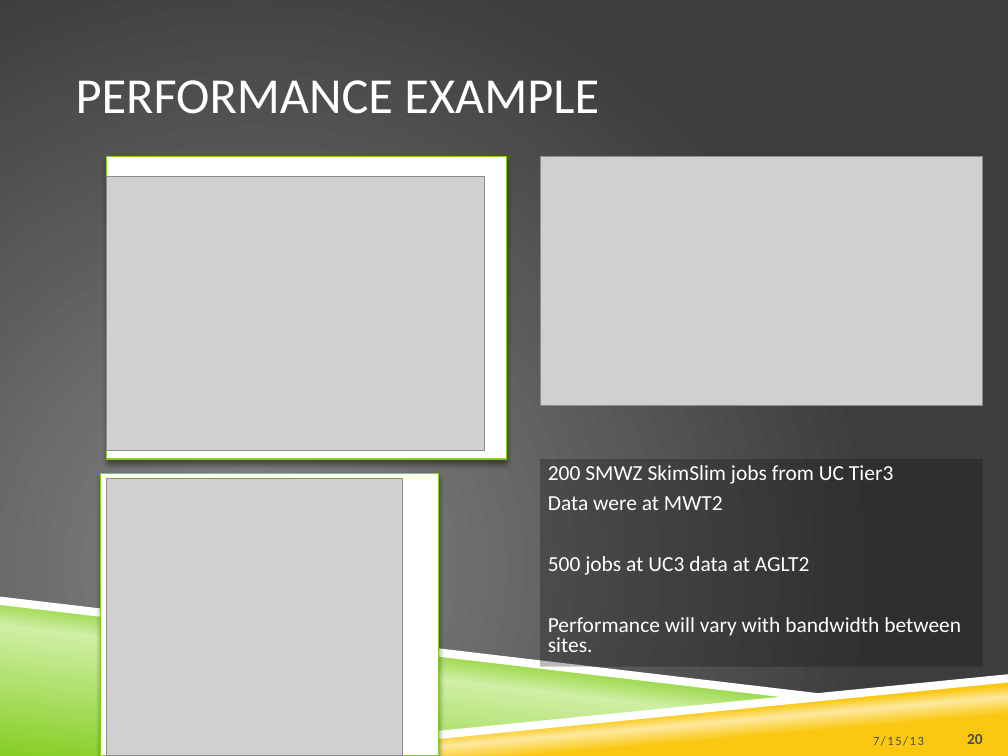
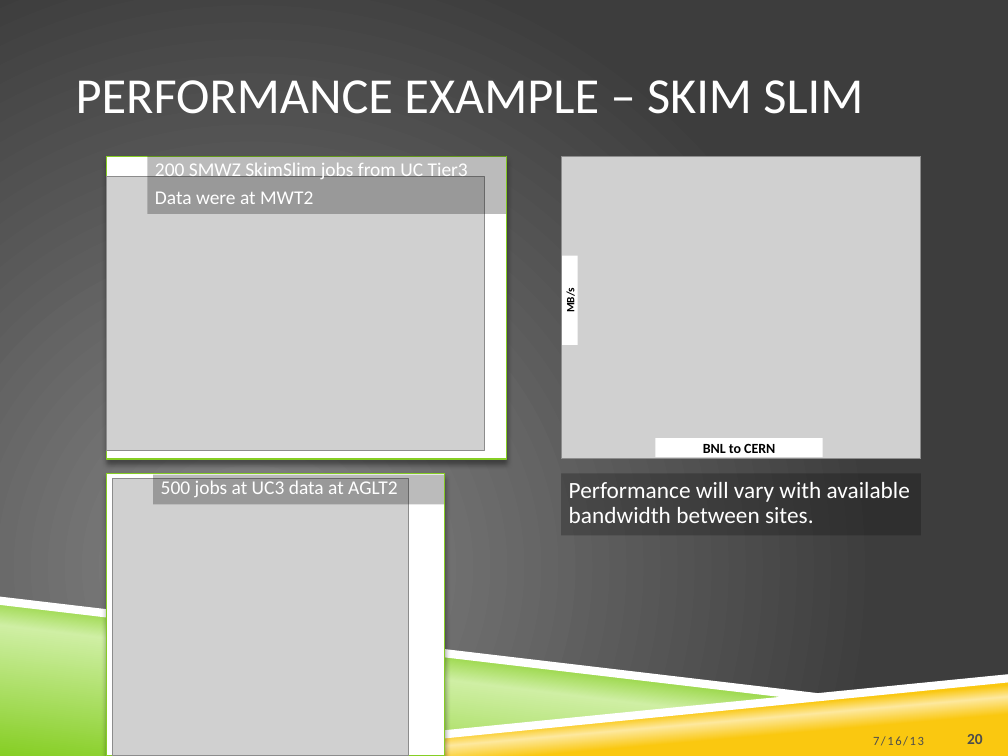
Before and after one commit to ivukotic/Tutorial, a slide deck: slide 20 of Tutorial.pptx. Drawn at 1008x756 pixels with LibreOffice and Linux fonts; fonts in the diff are those of the drawing; grey boxes stand for pictures; background and template pictures are left out. Boxes give left, top, right and bottom in pixels: in the first picture for what was removed or moved away, otherwise in the second. Text is boxed around its words. In the diff, an @@ line names an element or a change of style, - is before the commit and + after.

```diff
--- a/Tutorial.pptx
+++ b/Tutorial.pptx
@@ title at (x1=76, y1=80, x2=863, y2=114): text changed @@
-PERFORMANCE EXAMPLE
+PERFORMANCE EXAMPLE – SKIM SLIM
@@ rectangle added at (x1=147, y1=156, x2=506, y2=214), fill #0D0D0D at 28% opacity, 13.9 pt, text #FFFFFF @@
+200 SMWZ SkimSlim jobs from UC Tier3
+Data were at MWT2
@@ picture resized from (x1=540, y1=156, x2=983, y2=405) to (x1=561, y1=156, x2=921, y2=459) @@
@@ rectangle added at (x1=562, y1=255, x2=578, y2=345), fill #FFFFFF, 8 pt, text #000000, bold @@
+MB/s
@@ rectangle added at (x1=655, y1=438, x2=823, y2=458), fill #FFFFFF, 10 pt, text #000000, bold @@
+BNL to CERN
@@ rectangle moved from (x1=101, y1=474, x2=438, y2=756) to (x1=107, y1=474, x2=445, y2=756) @@
@@ picture moved from (x1=107, y1=479, x2=403, y2=756) to (x1=112, y1=479, x2=408, y2=756) @@
@@ rectangle added at (x1=153, y1=475, x2=445, y2=504), fill #0D0D0D at 28% opacity, 13.9 pt, text #FFFFFF @@
+500 jobs at UC3 data at AGLT2
@@ text "Performance will vary with available ..." resized from (x1=540, y1=459, x2=983, y2=666) to (x1=561, y1=474, x2=921, y2=535) @@
@@ text at (x1=569, y1=482, x2=910, y2=523): text changed; size 15.3 to 16.6 pt @@
-200 SMWZ SkimSlim jobs from UC Tier3
-Data were at MWT2
-500 jobs at UC3 data at AGLT2
-Performance will vary with bandwidth between sites.
+Performance will vary with available bandwidth between sites.
@@ text at (x1=873, y1=736, x2=924, y2=746): text changed @@
-7/15/13
+7/16/13
```
Also in this commit, not shown: 23 other slides changed, 1 slide added, 1 other file.
